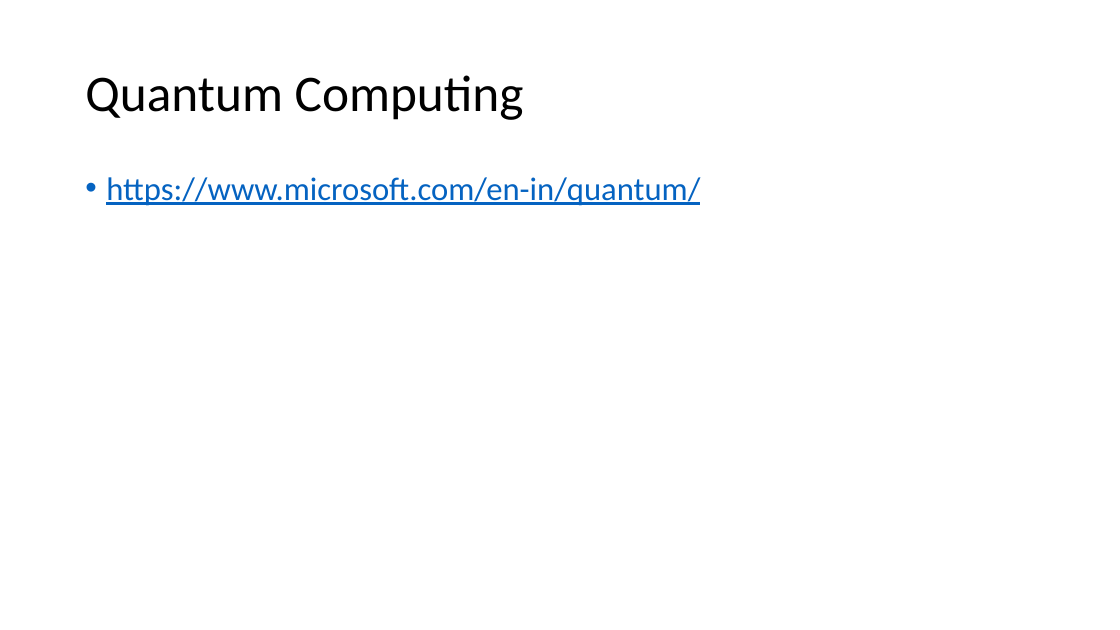
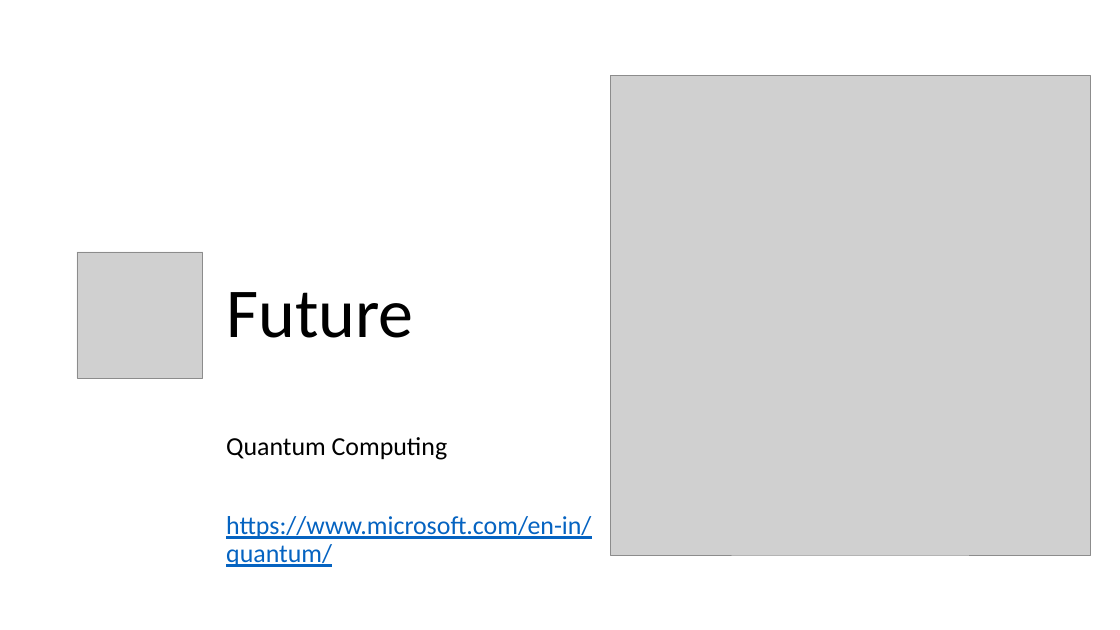
Before and after one commit to wrijugh/gab-2019, a slide deck: slide 6 of Azure a Polyglot Cloud.pptx. Drawn at 1120x630 pixels with LibreOffice and Linux fonts; fonts in the diff are those of the drawing; grey boxes stand for pictures. Boxes give left, top, right and bottom in pixels: in the first picture for what was removed or moved away, otherwise in the second. Text is boxed around its words. In the diff, an @@ line names an element or a change of style, - is before the commit and + after.

Commit message:
Final PPT5

```diff
--- a/Azure a Polyglot Cloud.pptx
+++ b/Azure a Polyglot Cloud.pptx
@@ title removed at [85,75,524,120] @@
-Quantum Computing
@@ picture added at [610,75,1090,555] @@
@@ picture added at [77,252,203,378] @@
@@ title added at [226,292,413,338], 60 pt, text #000000 @@
+Future
@@ text "Quantum Computing": place and size @@
-text "Quantum Computing" at [106,177,700,206]
+text "Quantum Computing" at [226,437,591,567]
@@ text at [226,437,447,460]: paragraph added @@
+Quantum Computing
@@ text at [226,516,591,567]: size 28 to 22.2 pt in "https://www.microsoft.com/en-in/quantum/"; bullet • to none @@
```
Also in this commit, not shown: 1 slide added, 1 slide removed.
